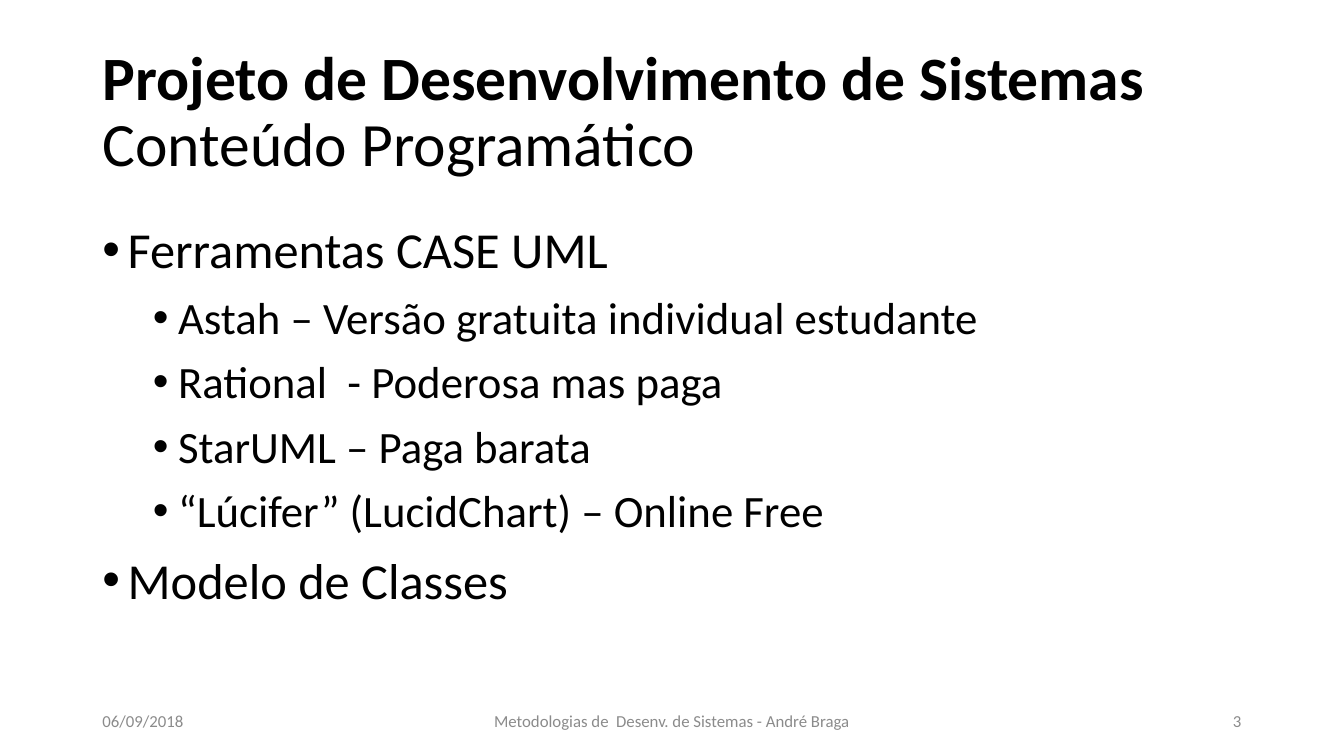
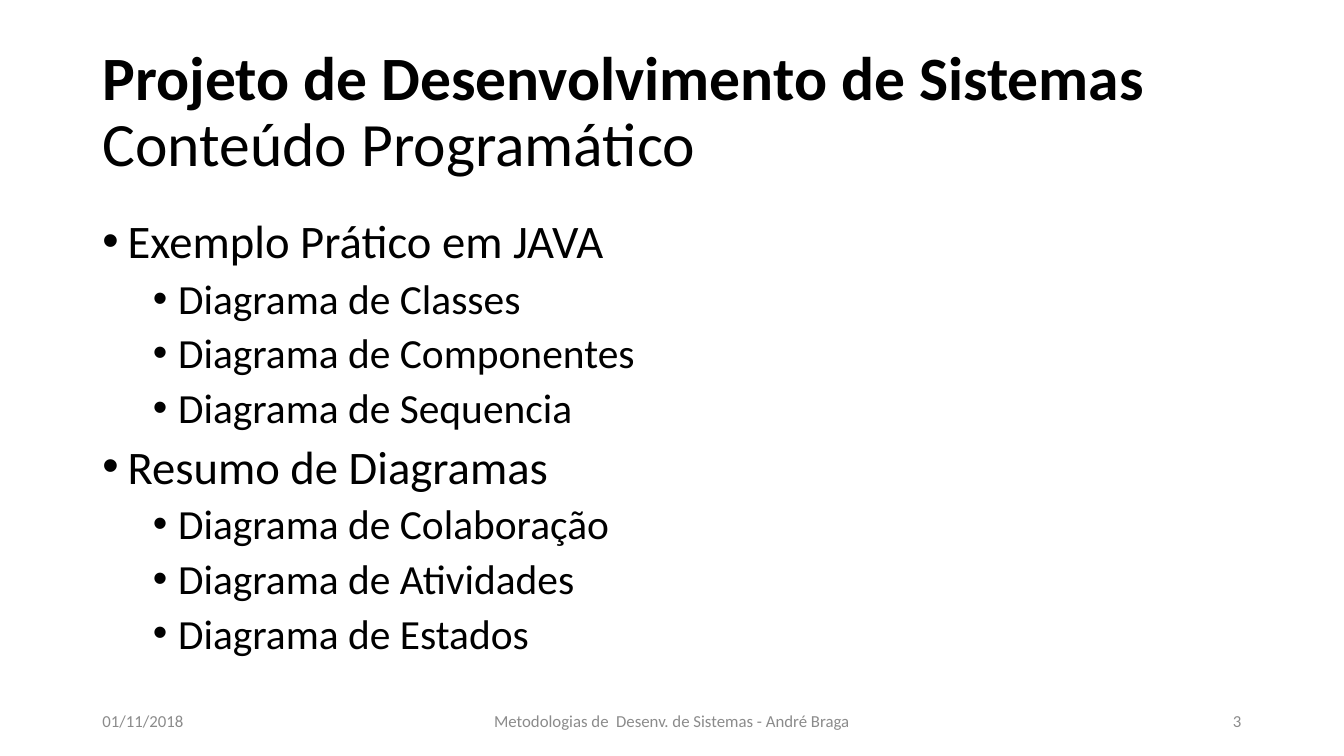
Before and after one commit to LeoCaronezi/CURSOS, a slide deck: slide 3 of Metodologias de Desenvolvimento de Sistemas/CCT0431 - METE DES DE SIST_Aula_04_2018_02 .pptx. Drawn at 1344x756 pixels with LibreOffice and Linux fonts; fonts in the diff are those of the drawing. Boxes give left, top, right and bottom in pixels: in the first picture for what was removed or moved away, otherwise in the second. Text is boxed around its words. In the diff, an @@ line names an element or a change of style, - is before the commit and + after.

Commit message:
Met Desenvolvimento de Sistemas

```diff
--- a/Metodologias de Desenvolvimento de Sistemas/CCT0431 - METE DES DE SIST_Aula_04_2018_02 .pptx
+++ b/Metodologias de Desenvolvimento de Sistemas/CCT0431 - METE DES DE SIST_Aula_04_2018_02 .pptx
@@ text at (128, 225, 635, 656): text changed; size 32 to 29.6 pt @@
-• Ferramentas CASE UML
-  • Astah – Versão gratuita individual estudante
-  • Rational - Poderosa mas paga
-  • StarUML – Paga barata
-  • “Lúcifer” (LucidChart) – Online Free
-• Modelo de Classes
+• Exemplo Prático em JAVA
+  • Diagrama de Classes
+  • Diagrama de Componentes
+  • Diagrama de Sequencia
+• Resumo de Diagramas
+  • Diagrama de Colaboração
+  • Diagrama de Atividades
+  • Diagrama de Estados
@@ text at (102, 715, 183, 728): text changed @@
-06/09/2018
+01/11/2018
```
Also in this commit, not shown: 10 other slides changed, 13 slides added, 2 slides removed, 1 other file.
